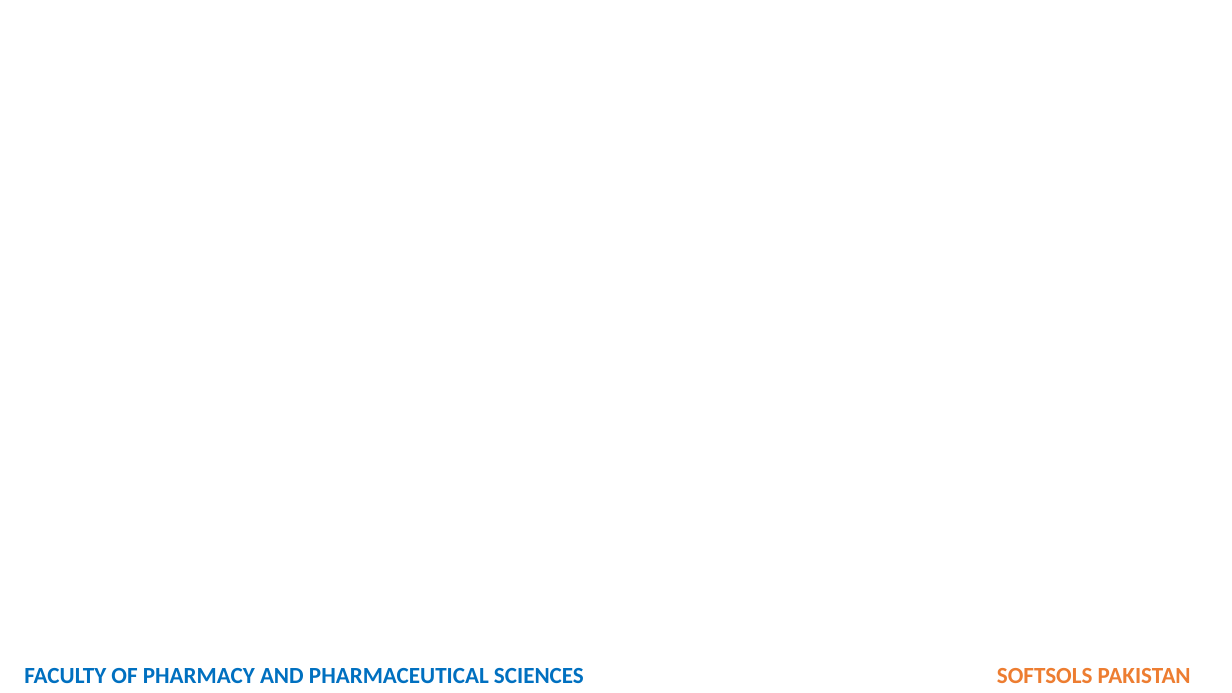
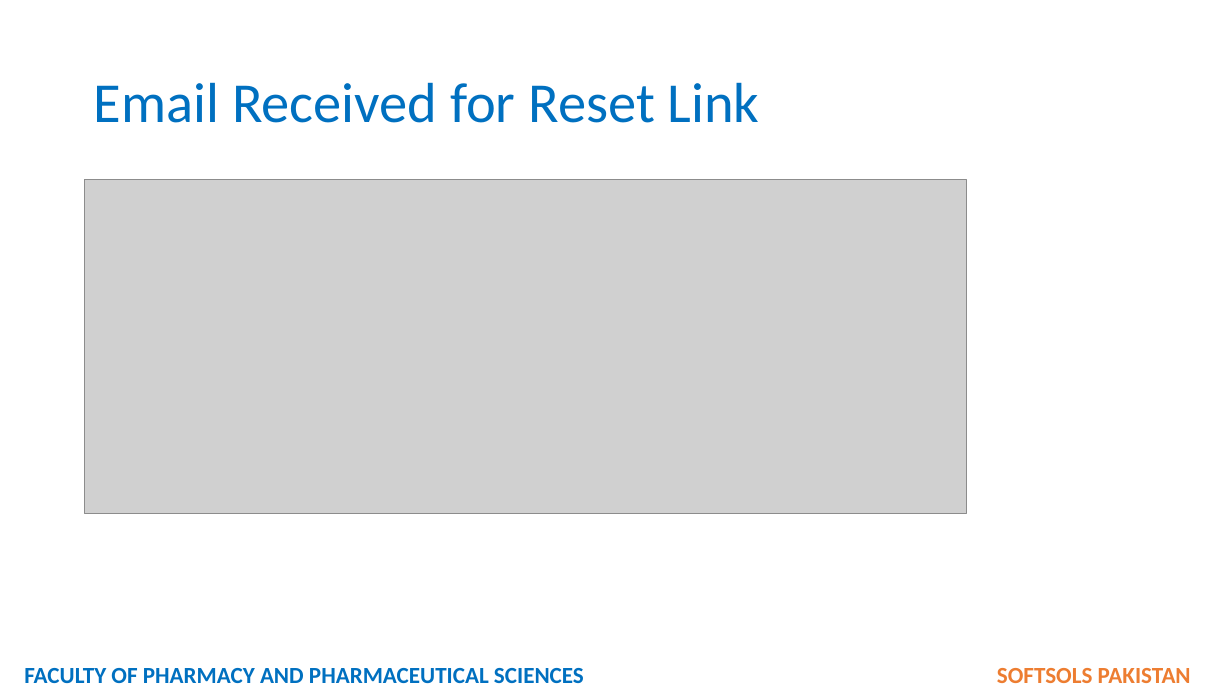
Before and after one commit to softsolspk1/fop, a slide deck: slide 7 of STUDENT REGISTRATION.pptx (slide 5 before the commit). Drawn at 1232x693 pixels with LibreOffice and Linux fonts; fonts in the diff are those of the drawing; grey boxes stand for pictures. Boxes give left, top, right and bottom in pixels: in the first picture for what was removed or moved away, otherwise in the second. Text is boxed around its words. In the diff, an @@ line names an element or a change of style, - is before the commit and + after.

```diff
--- a/STUDENT REGISTRATION.pptx
+++ b/STUDENT REGISTRATION.pptx
@@ title added at (94, 82, 760, 123), 44 pt, text #0070C0 @@
+Email Received for Reset Link
@@ picture added at (85, 179, 967, 514) @@
```
Also in this commit, not shown: 1 other slide changed, 4 slides added, 5 other files.
